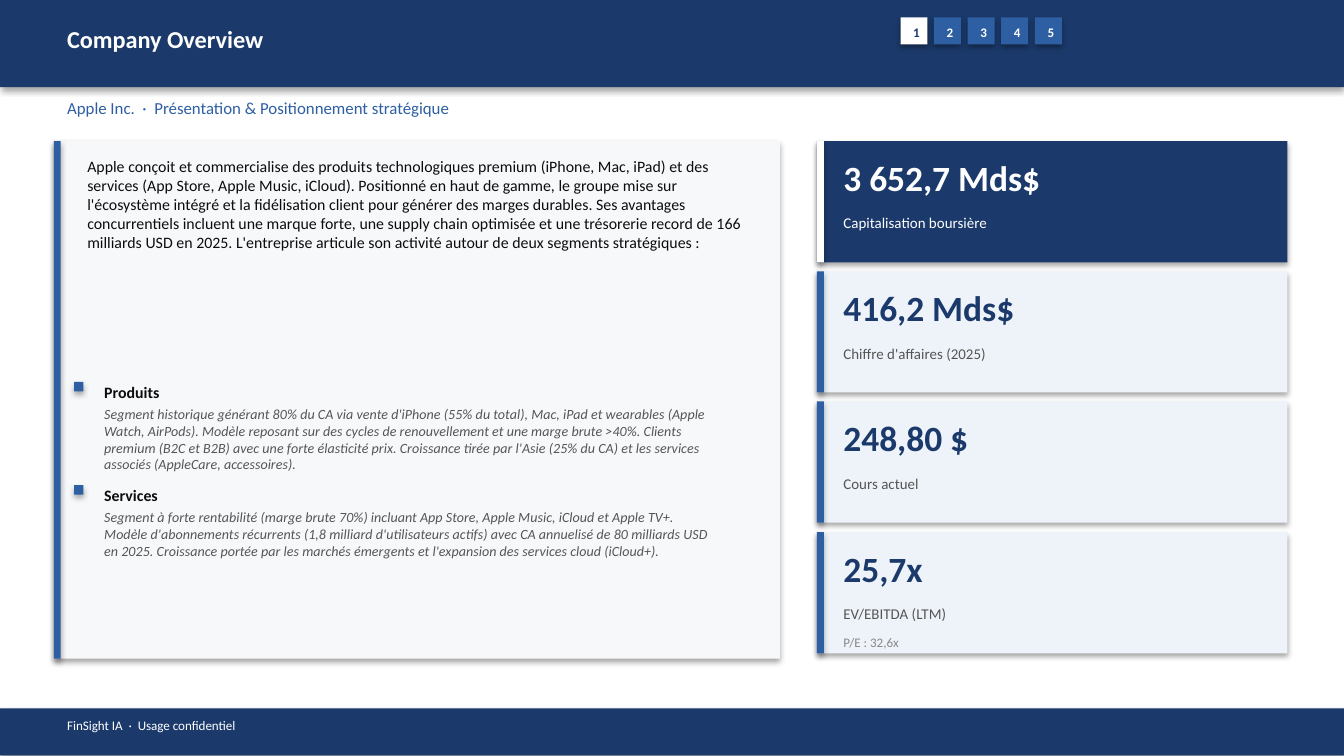
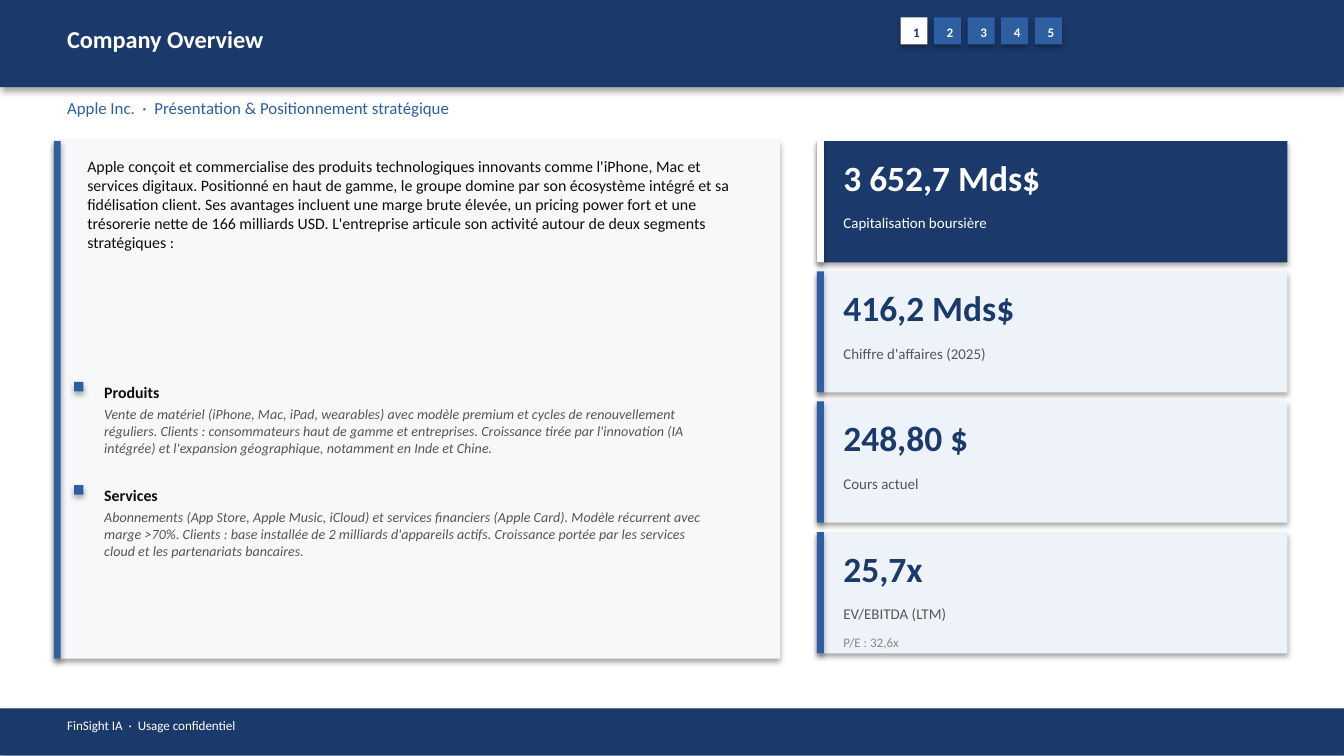
Before and after one commit to baptistejeh07-art/finsight-ia, a slide deck: slide 5 of preview/AAPL/AAPL_pitchbook.pptx. Drawn at 1344x756 pixels with LibreOffice and Linux fonts; fonts in the diff are those of the drawing. Boxes give left, top, right and bottom in pixels: in the first picture for what was removed or moved away, otherwise in the second. Text is boxed around its words. In the diff, an @@ line names an element or a change of style, - is before the commit and + after.

```diff
--- a/preview/AAPL/AAPL_pitchbook.pptx
+++ b/preview/AAPL/AAPL_pitchbook.pptx
@@ text at (87, 161, 729, 251): text changed @@
-Apple conçoit et commercialise des produits technologiques premium (iPhone, Mac, iPad) et des services (App Store, Apple Music, iCloud). Positionné en haut de gamme, le groupe mise sur l'écosystème intégré et la fidélisation client pour générer des marges durables. Ses avantages concurrentiels incluent une marque forte, une supply chain optimisée et une trésorerie record de 166 milliards USD en 2025. L'entreprise articule son activité autour de deux segments stratégiques :
+Apple conçoit et commercialise des produits technologiques innovants comme l'iPhone, Mac et services digitaux. Positionné en haut de gamme, le groupe domine par son écosystème intégré et sa fidélisation client. Ses avantages incluent une marge brute élevée, un pricing power fort et une trésorerie nette de 166 milliards USD. L'entreprise articule son activité autour de deux segments stratégiques :
@@ text at (104, 409, 683, 456): text changed @@
-Segment historique générant 80% du CA via vente d'iPhone (55% du total), Mac, iPad et wearables (Apple Watch, AirPods). Modèle reposant sur des cycles de renouvellement et une marge brute >40%. Clients premium (B2C et B2B) avec une forte élasticité prix. Croissance tirée par l'Asie (25% du CA) et les services associés (AppleCare, accessoires).
+Vente de matériel (iPhone, Mac, iPad, wearables) avec modèle premium et cycles de renouvellement réguliers. Clients : consommateurs haut de gamme et entreprises. Croissance tirée par l'innovation (IA intégrée) et l'expansion géographique, notamment en Inde et Chine.
@@ text at (104, 512, 700, 558): text changed @@
-Segment à forte rentabilité (marge brute 70%) incluant App Store, Apple Music, iCloud et Apple TV+. Modèle d'abonnements récurrents (1,8 milliard d'utilisateurs actifs) avec CA annuelisé de 80 milliards USD en 2025. Croissance portée par les marchés émergents et l'expansion des services cloud (iCloud+).
+Abonnements (App Store, Apple Music, iCloud) et services financiers (Apple Card). Modèle récurrent avec marge >70%. Clients : base installée de 2 milliards d'appareils actifs. Croissance portée par les services cloud et les partenariats bancaires.
```
Also in this commit, not shown: 13 other slides changed, 4 other files.
